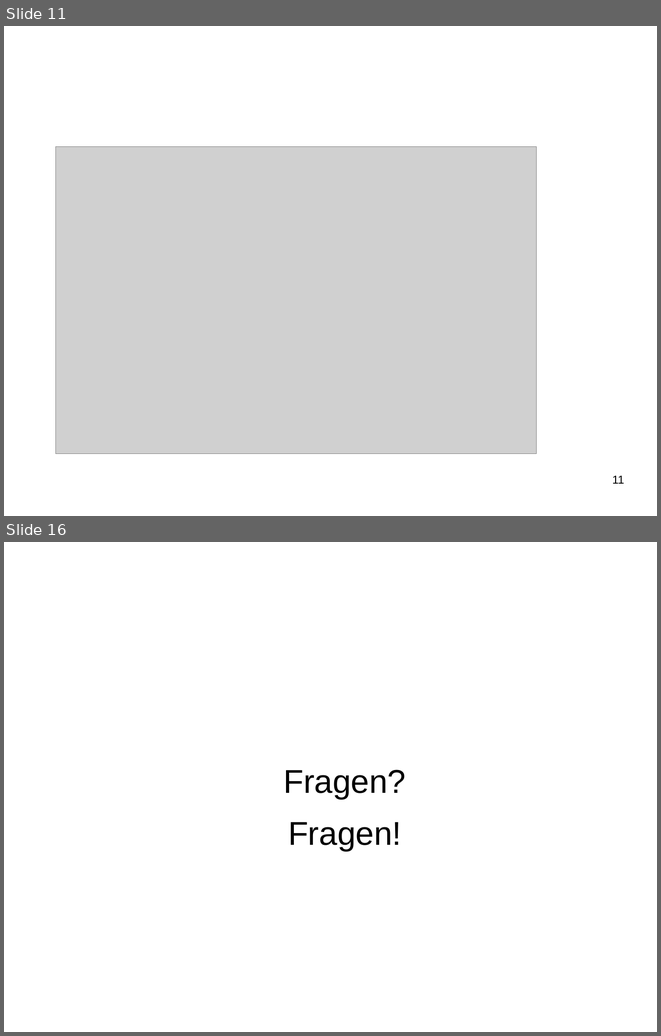
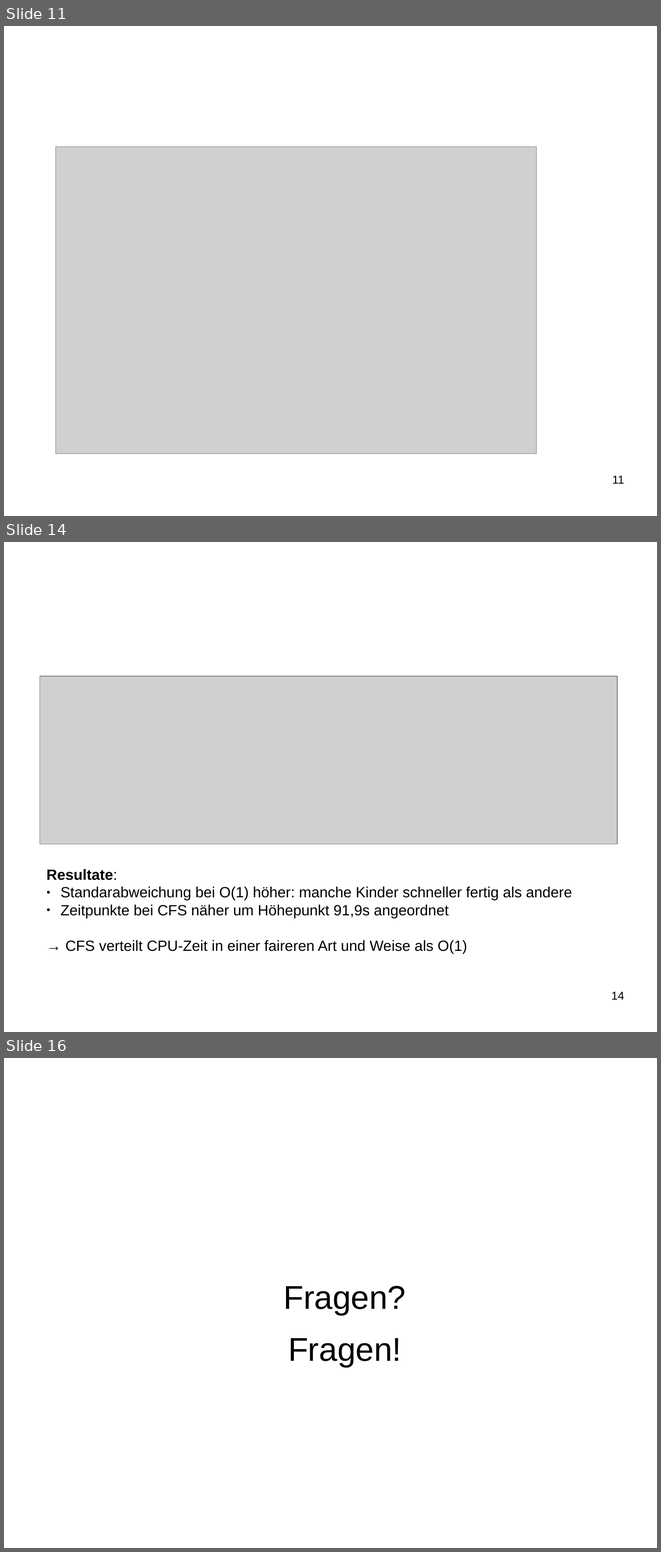
Before and after one commit to SeminararbeitCFS/main, a slide deck: vortrag/vortrag_CFS.odp. Shown one above the other, each under a label of ours: slides 11 and 16 before the commit, slides 11, 14 and 16 after it; the slides between them are not shown. The pictures are 661x1036 and 661x1552 pixels, drawn with LibreOffice and Linux fonts; fonts in the diff are those of the drawing; grey boxes stand for pictures; background and template pictures are left out. Boxes give left, top, right and bottom in pixels: in the first picture for what was removed or moved away, otherwise in the second. Text is boxed around its words. In the diff, an @@ line names an element or a change of style, - is before the commit and + after.

```diff
--- a/vortrag/vortrag_CFS.odp
+++ b/vortrag/vortrag_CFS.odp
@@ slide 14 added at (4,542,657,1032), background #FFFFFF @@
@@ title added at (36,561,492,641), 40 pt, text #FFFFFF @@
+Fairness - Test
@@ picture added at (40,676,618,844) @@
@@ text added at (46,868,572,953), 18 pt, text #000000 @@
+Resultate:
+● Standarabweichung bei O(1) höher: manche Kinder schneller fertig als andere
+● Zeitpunkte bei CFS näher um Höhepunkt 91,9s angeordnet
+→ CFS verteilt CPU-Zeit in einer faireren Art und Weise als O(1)
@@ page number added at (611,991,624,999), 14 pt, text #000000 @@
+14
```
Also in this commit, not shown: 4 slides changed, 1 other slide added, 2 slides removed.
